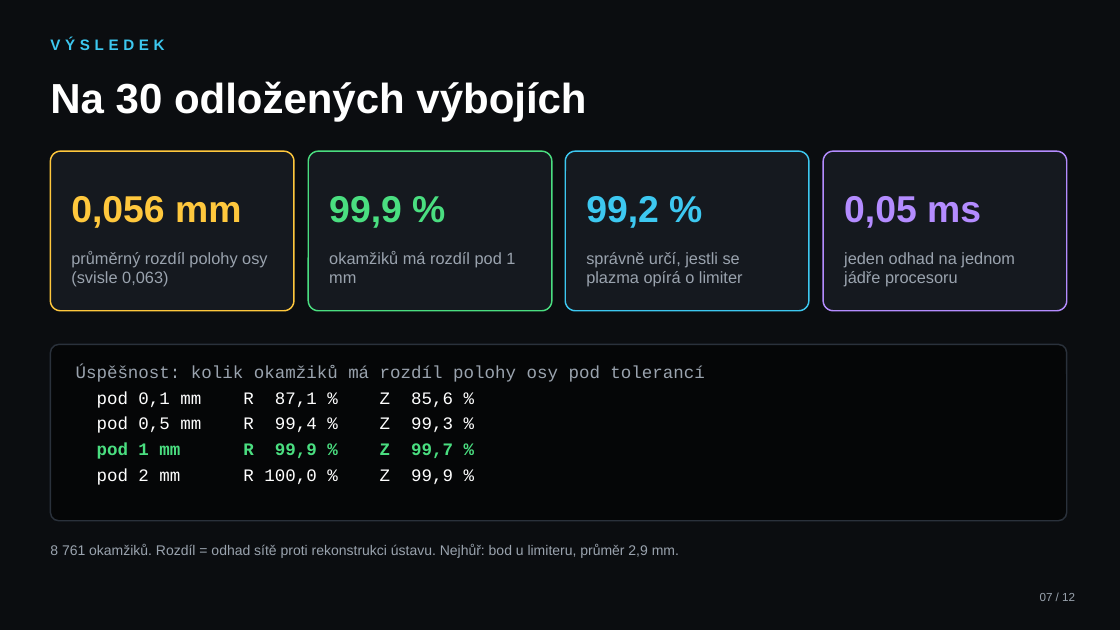
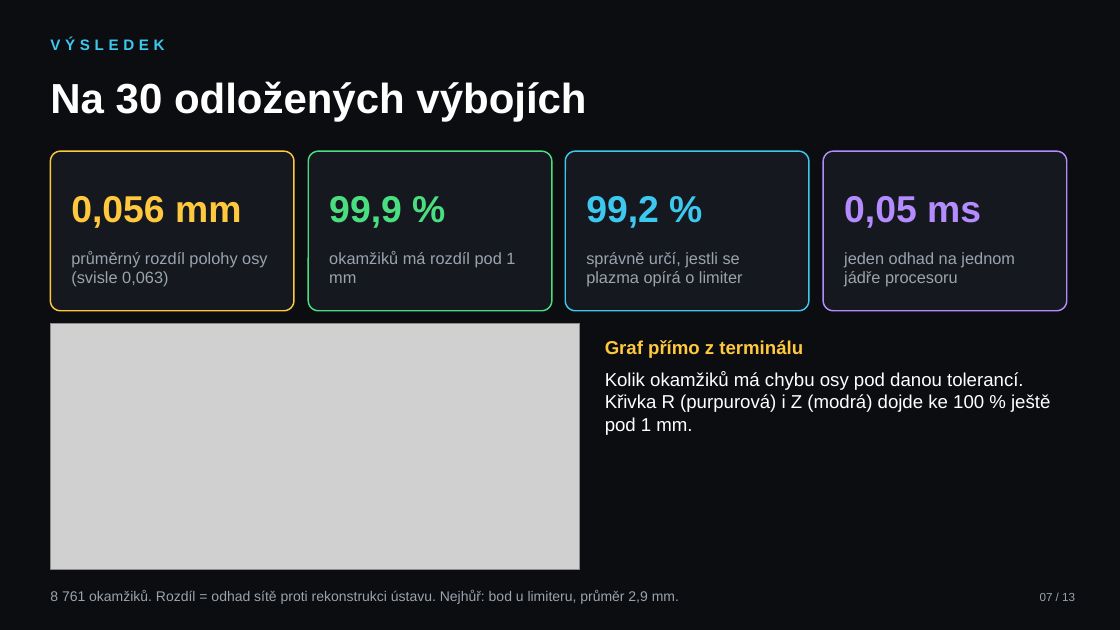
Before and after one commit to mschiller890/hackathon, a slide deck: slide 7 of slides.pptx. Drawn at 1120x630 pixels with LibreOffice and Linux fonts; fonts in the diff are those of the drawing; grey boxes stand for pictures. Boxes give left, top, right and bottom in pixels: in the first picture for what was removed or moved away, otherwise in the second. Text is boxed around its words. In the diff, an @@ line names an element or a change of style, - is before the commit and + after.

```diff
--- a/slides.pptx
+++ b/slides.pptx
@@ picture added at (50,323,580,570) @@
@@ rounded rectangle removed at (50,344,1067,521) @@
@@ text at (605,340,1050,435): text changed; size 15 to 16 pt; font Courier New to Arial @@
-Úspěšnost: kolik okamžiků má rozdíl polohy osy pod tolerancí
-pod 0,1 mm R 87,1 % Z 85,6 %
-pod 0,5 mm R 99,4 % Z 99,3 %
-pod 1 mm R 99,9 % Z 99,7 %
-pod 2 mm R 100,0 % Z 99,9 %
+Graf přímo z terminálu
+Kolik okamžiků má chybu osy pod danou tolerancí. Křivka R (purpurová) i Z (modrá) dojde ke 100 % ještě pod 1 mm.
@@ text "8 761 okamžiků. Rozdíl = ...": place and size @@
-text "8 761 okamžiků. Rozdíl = ..." at (50,544,679,558)
+text "8 761 okamžiků. Rozdíl = ..." at (50,590,679,604)
```
Also in this commit, not shown: 11 other slides changed, 1 slide added, 1 other file.
